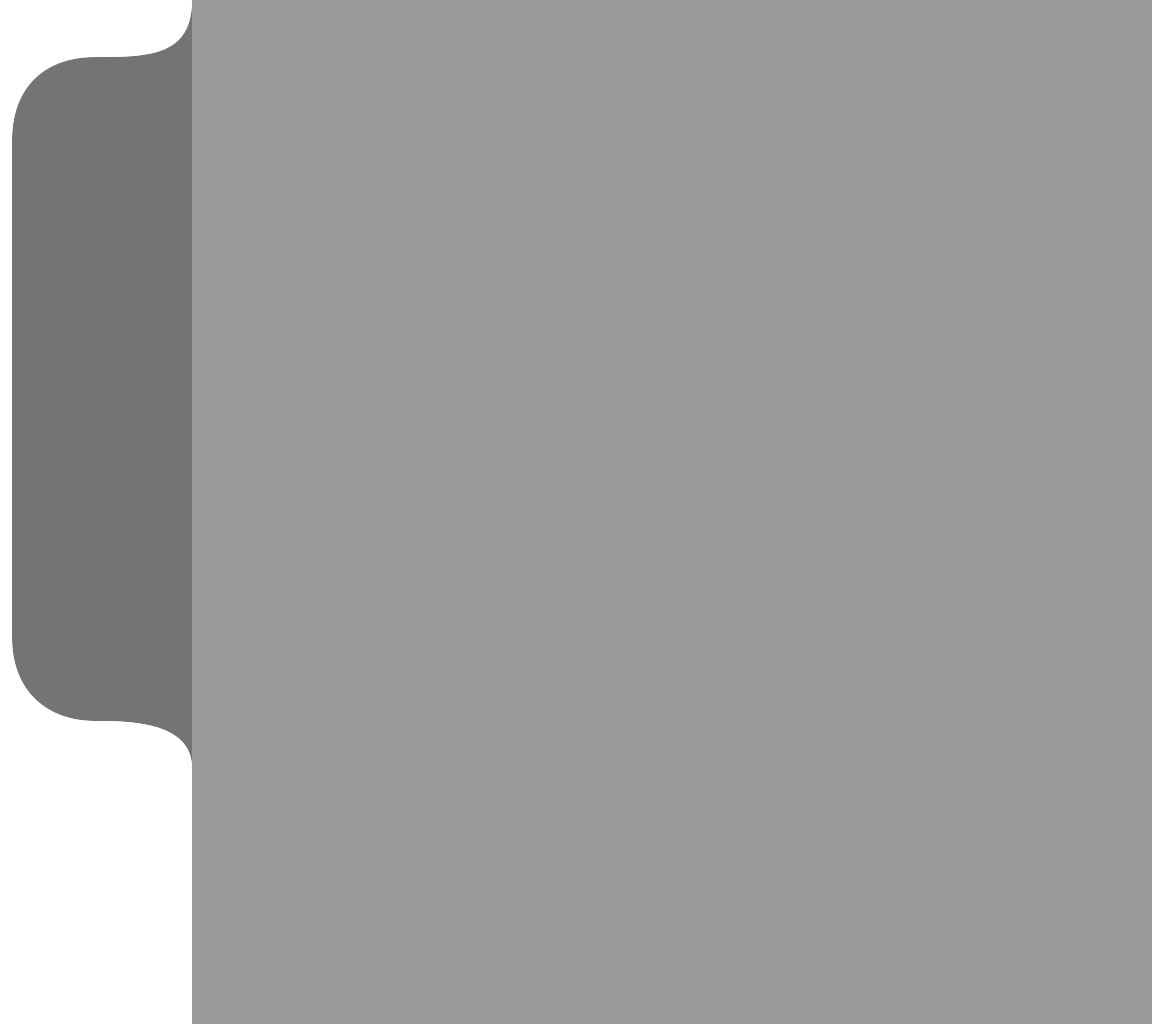
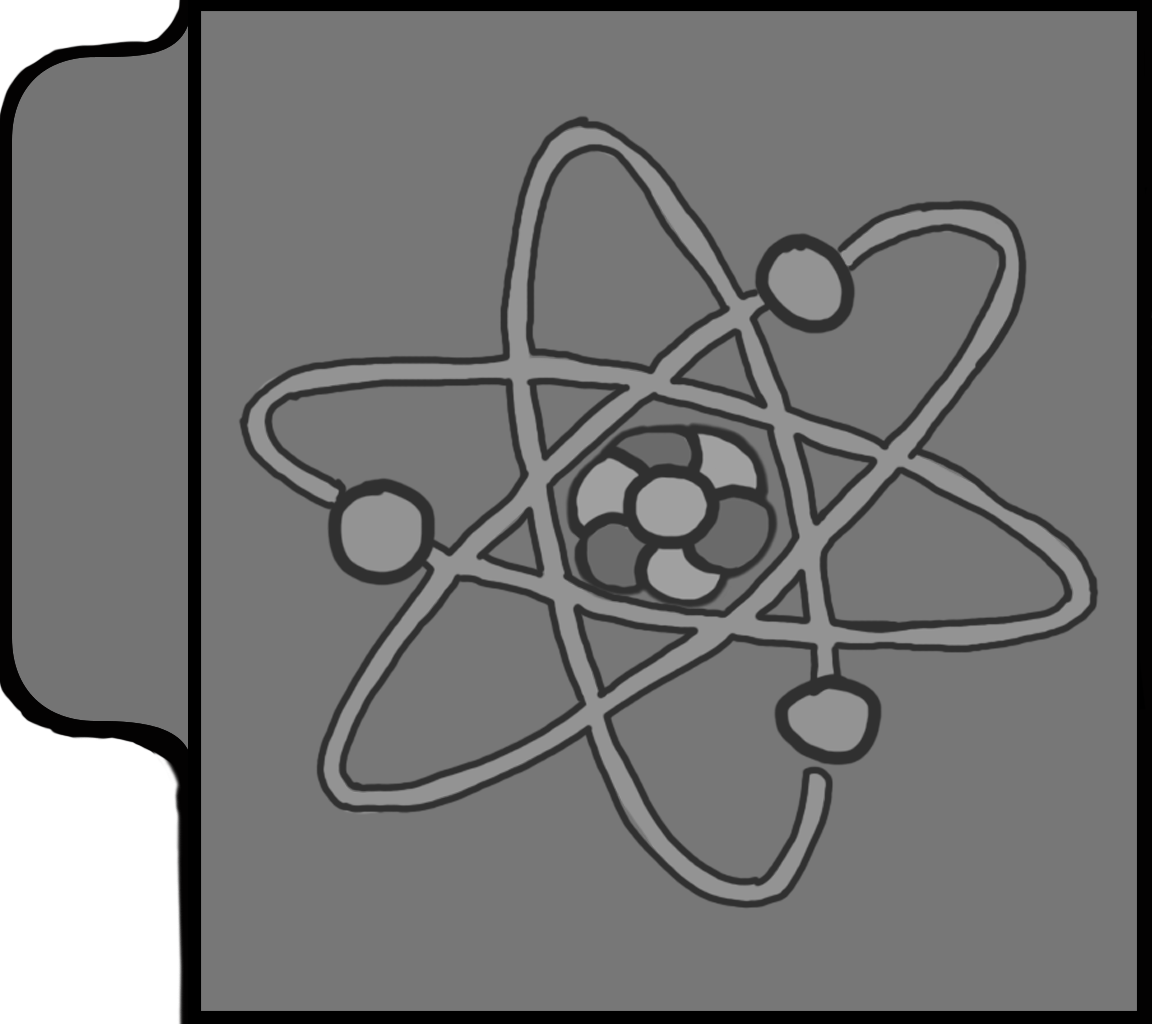
Layered file, before and after one edit (1152px x 1024px). Changes by layer:
added layer "Layer 3" above "Pasted Layer" over [238, 115, 1099, 910]
added layer "Layer 2" above "Rectangle 1" over [1140, 0, 1152, 1024]
added layer "Rectangle 1" above "Layer #1" over [188, 0, 1150, 1024]
painted on "Layer #1" over [192, 0, 1152, 1024]
added layer "Layer 1" over [0, 0, 1152, 1024]
